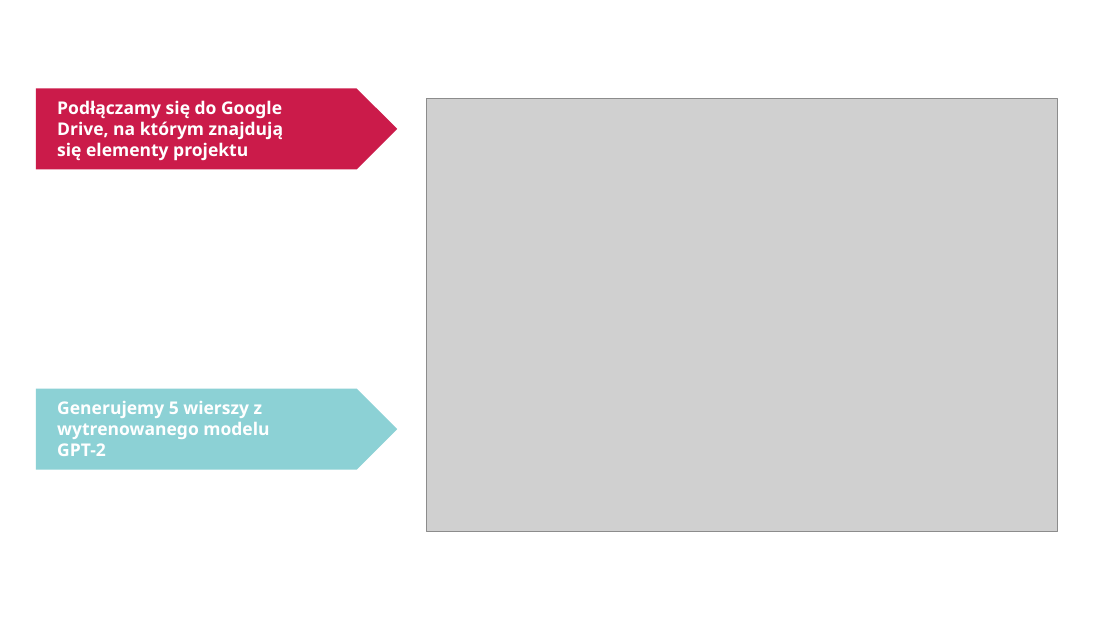
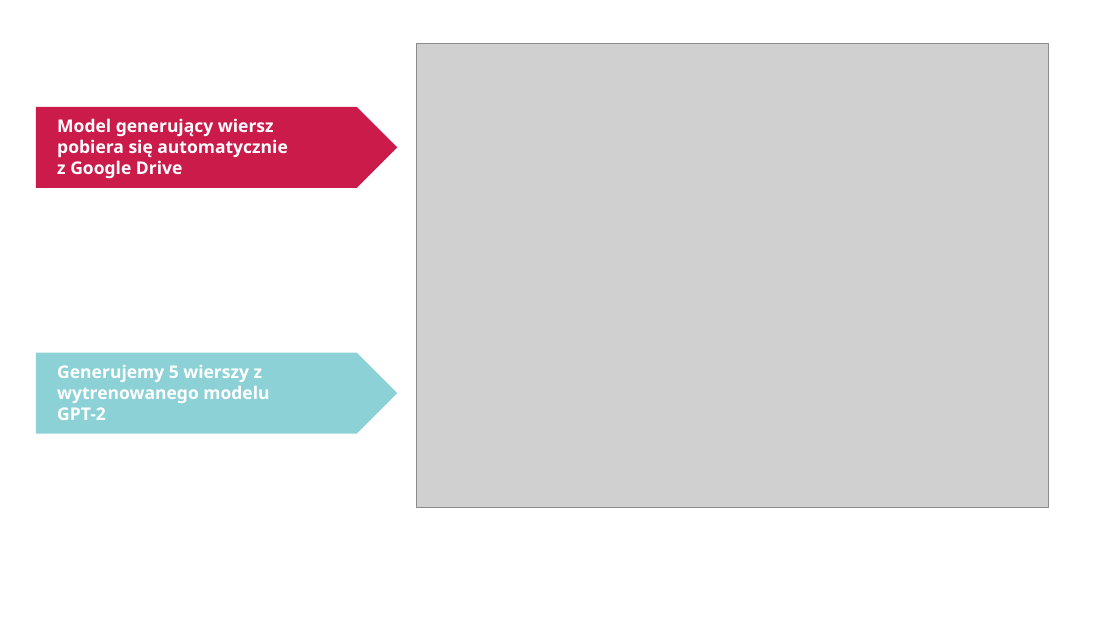
Before and after one commit to kuba-lakrystian/AI_Art, a slide deck: slide 12 of AI_Art_test_podsumowania/08_Prezentacja/Generowanie_wierszy_GPT_2.pptx. Drawn at 1120x630 pixels with LibreOffice and Linux fonts; fonts in the diff are those of the drawing; grey boxes stand for pictures. Boxes give left, top, right and bottom in pixels: in the first picture for what was removed or moved away, otherwise in the second. Text is boxed around its words. In the diff, an @@ line names an element or a change of style, - is before the commit and + after.

```diff
--- a/AI_Art_test_podsumowania/08_Prezentacja/Generowanie_wierszy_GPT_2.pptx
+++ b/AI_Art_test_podsumowania/08_Prezentacja/Generowanie_wierszy_GPT_2.pptx
@@ picture: place and size @@
-picture at bbox=[426, 98, 1058, 532]
+picture at bbox=[417, 44, 1049, 507]
@@ pentagon arrow: place and size @@
-pentagon arrow at bbox=[36, 88, 397, 169]
+pentagon arrow at bbox=[36, 107, 397, 187]
@@ text at bbox=[57, 118, 287, 179]: text changed @@
-Podłączamy się do Google Drive, na którym znajdują się elementy projektu
+Model generujący wiersz pobiera się automatycznie z Google Drive
@@ pentagon arrow: place and size @@
-pentagon arrow at bbox=[36, 389, 397, 470]
+pentagon arrow at bbox=[36, 353, 397, 434]
@@ text "Generujemy 5 wierszy z wytrenowanego ...": place and size @@
-text "Generujemy 5 wierszy z wytrenowanego ..." at bbox=[57, 401, 269, 456]
+text "Generujemy 5 wierszy z wytrenowanego ..." at bbox=[57, 365, 269, 420]
```
Also in this commit, not shown: 4 other slides changed, 1 slide added.
